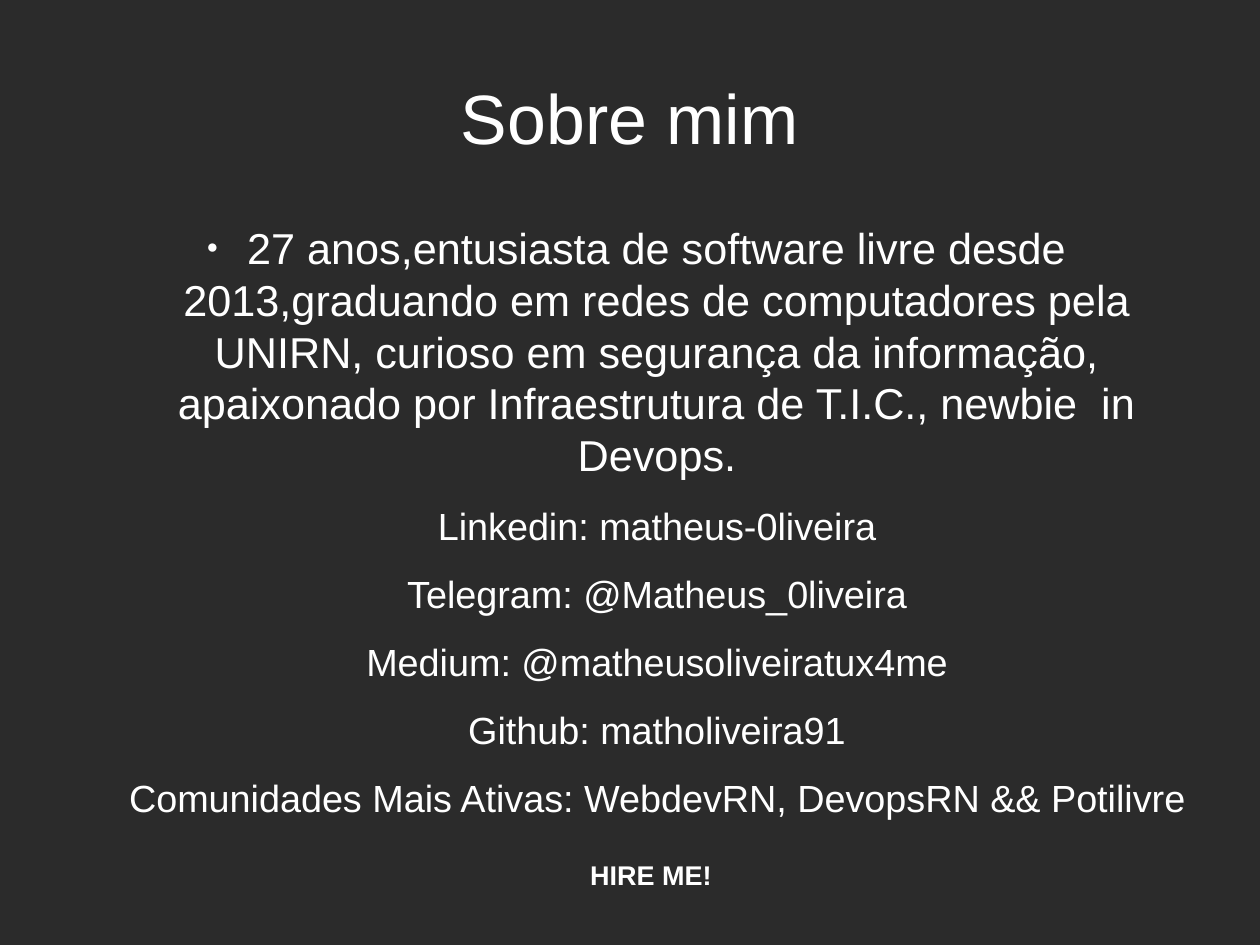
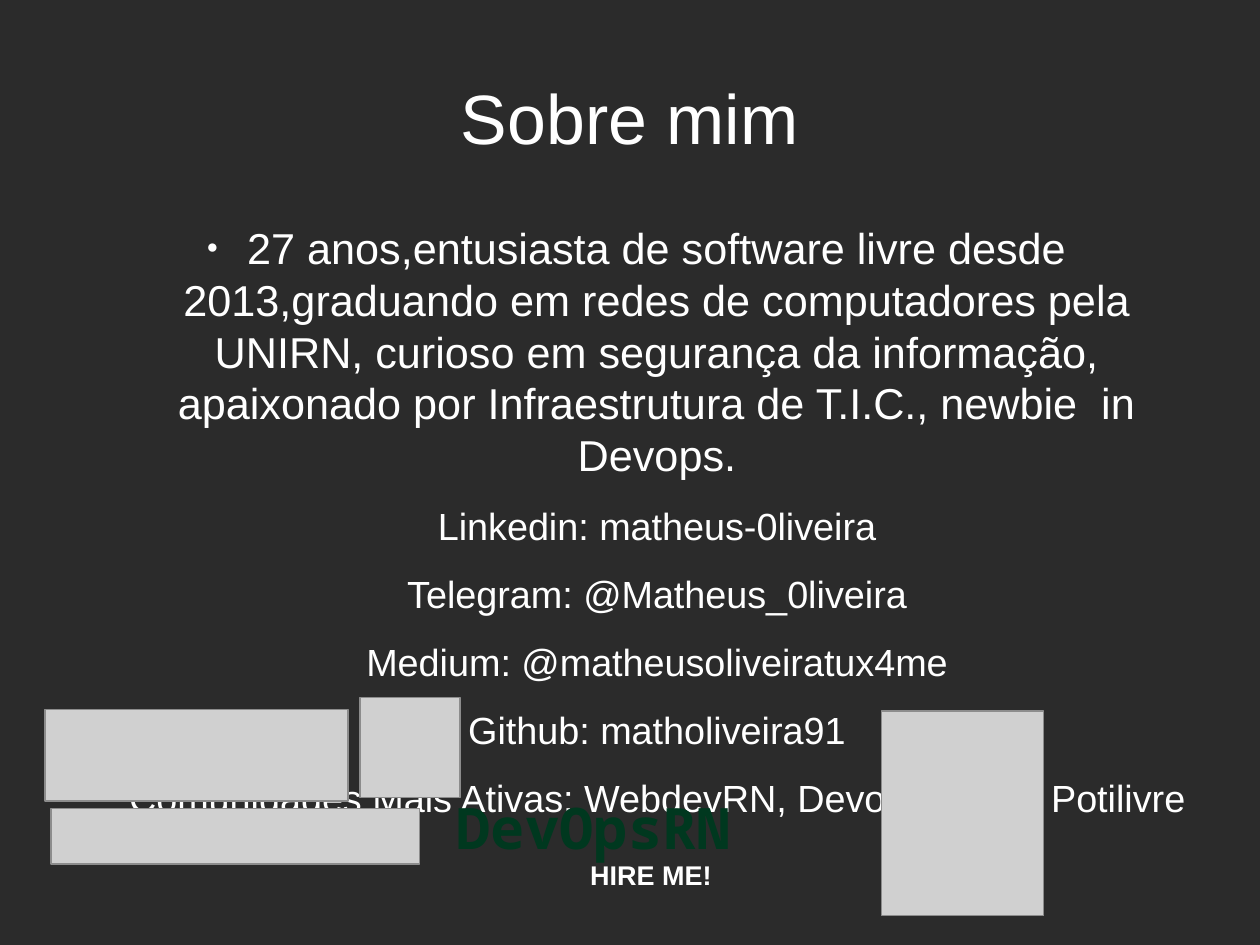
Before and after one commit to matholiveira91/3poticon, a slide deck: slide 12 of proxmoxve.odp. Drawn at 1260x945 pixels with LibreOffice and Linux fonts; fonts in the diff are those of the drawing; grey boxes stand for pictures; background and template pictures are left out; a plain dark background stands for a picture behind light text. Boxes give left, top, right and bottom in pixels: in the first picture for what was removed or moved away, otherwise in the second. Text is boxed around its words. In the diff, an @@ line names an element or a change of style, - is before the commit and + after.

```diff
--- a/proxmoxve.odp
+++ b/proxmoxve.odp
@@ picture added at box(45, 709, 348, 800) @@
@@ picture added at box(360, 697, 461, 798) @@
@@ picture added at box(883, 711, 1045, 916) @@
@@ picture added at box(51, 808, 421, 864) @@
@@ text added at box(457, 795, 731, 862), 36 pt, text #00381F, bold @@
+DevOpsRN
```
Also in this commit, not shown: 1 other file.
